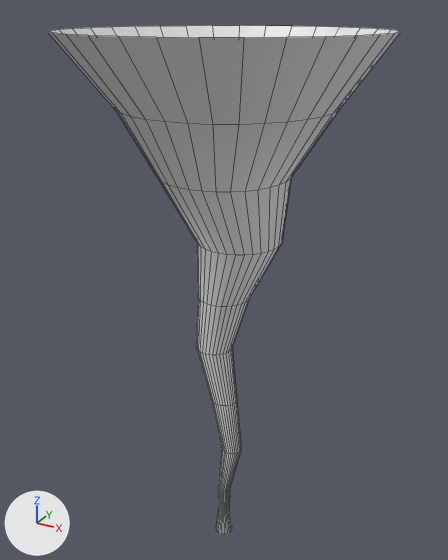
The Blender file Assets/Scenes/Tanmay Scenes/VFX/TORNADO1.blend as it was, and as the next commit left it.
Rendered twice from a 50 mm lens placed at (5.4, -9.81, 11.35), pointed at (-0.17, 0.3, 6.29). Lighting does not change. The marker at lower left points along +X, +Y and +Z. Mesh edges are drawn as thin lines.
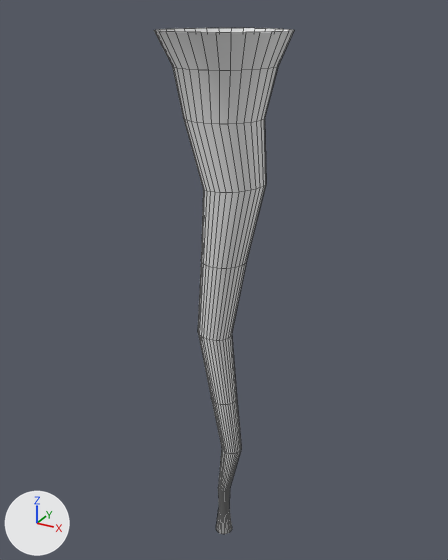
Pixel boxes (x1, y1, x2, y2) of what changed, in the pictures (448 x 560 px; the box of a moved part takes in the faces that stretch with it):
'Cylinder', reshaped (60% narrower)
    before: (48, 25, 400, 534)
    after: (154, 28, 294, 534)
part 1 of me_cylinder_001, moved or reshaped
    before: (48, 25, 400, 428)
    after: (154, 28, 294, 428)

What changed in the scene script:
```text
Change me_cylinder_001:
    used by ob_cylinder; location = (0.0, 0.0, 0.0)
    remove me_cylinder_001.from_pydata(...)  # 352 vertices, 320 faces; spans x -2.86..2.86, y -2.86..2.86, z 0.0..11.0
    add me_cylinder_001.from_pydata(...)  # 352 vertices, 320 faces; spans x -1.17..1.17, y -1.17..1.17, z 0.0..11.0
    me_cylinder_001 part 1: 224 of 352 vertices moved; they spanned x -2.86..2.86, y -2.86..2.86, z 3.67..11.0 and now span x -1.17..1.17, y -1.17..1.17, z 3.69..11.0; mean shift (-0.02, 0.0, 0.55); largest move (0.0, 2.86, 11.0) -> (0.0, 1.17, 11.0)
```
